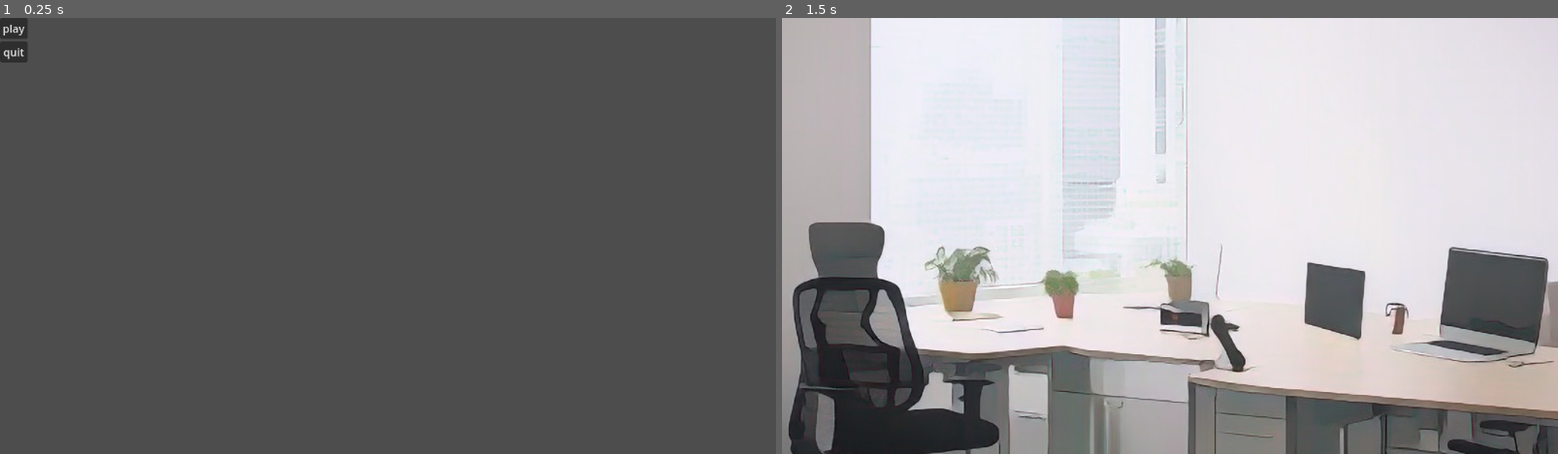
Above: before the commit, frames 1-2 (left to right).
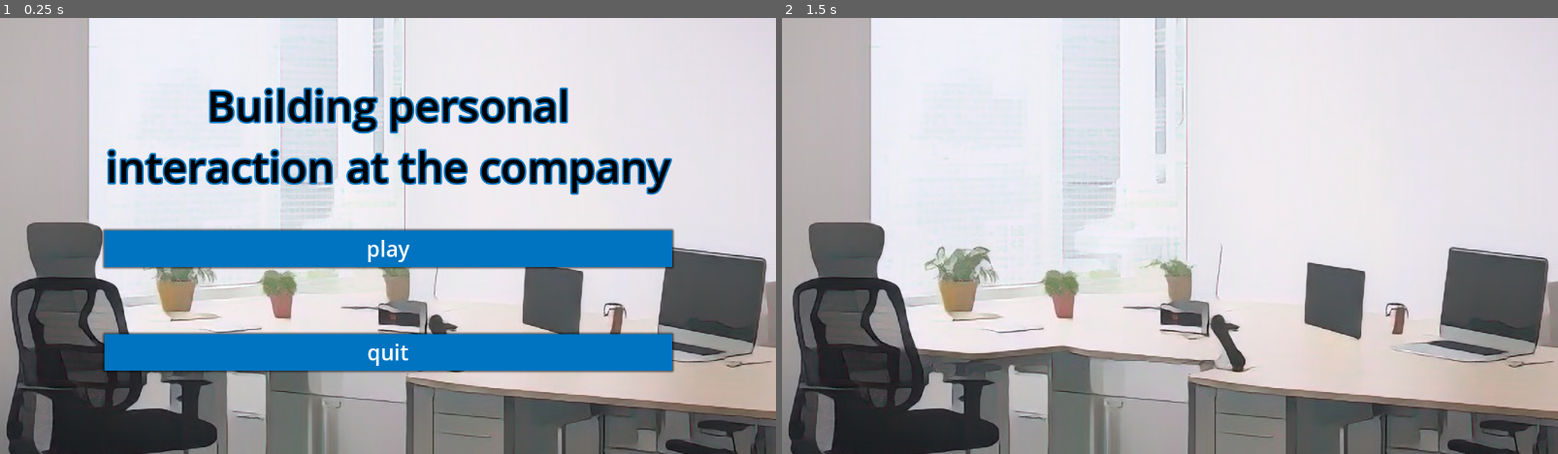
Above: after the commit, the same moments.

Repository: archibald-carrion/Conversational-english-serious-game
Game: Godot game, scene res://scenes/main_menu.tscn
Two runs of this game, one before a commit and one after it. Both use one fixed random seed, a clock stepped at 60 frames per second and the inputs below.
Inputs:
- Up to frame 1 (0.25 s): no input
- Up to frame 2 (1.5 s): click "play" at 0.5 s; tap Enter at 1.25 s

The runs differ from the first frame. In frame 1, 90% of the frame differs, in the area x 0-100%, y 0-100%; in frame 2, nothing differs.

Commit message:
add spacer between button of menu and added main title

Diff:
--- a/Conversational-english-serious-game/scenes/main_menu.tscn
+++ b/Conversational-english-serious-game/scenes/main_menu.tscn
@@ -1,24 +1,105 @@
-[gd_scene load_steps=2 format=3 uid="uid://p3jkt0wtqkwr"]
+[gd_scene load_steps=5 format=3 uid="uid://p3jkt0wtqkwr"]
 
 [ext_resource type="Script" path="res://scenes/main_menu.gd" id="1_bb0db"]
+[ext_resource type="Texture2D" uid="uid://do88killt2mb7" path="res://assets/sprites/background.png" id="2_156g2"]
+
+[sub_resource type="StyleBoxFlat" id="StyleBoxFlat_00dx4"]
+bg_color = Color(0, 0.454902, 0.756863, 1)
+border_color = Color(1, 1, 1, 1)
+corner_radius_top_left = 1
+corner_radius_top_right = 1
+corner_radius_bottom_right = 1
+corner_radius_bottom_left = 1
+expand_margin_left = 2.0
+expand_margin_top = 2.0
+expand_margin_right = 2.0
+expand_margin_bottom = 2.0
+shadow_size = 4
+
+[sub_resource type="Theme" id="Theme_ica41"]
+Button/colors/font_color = Color(1, 1, 1, 1)
+Button/font_sizes/font_size = 32
+Button/styles/normal = SubResource("StyleBoxFlat_00dx4")
+Label/colors/font_color = Color(0, 0, 0, 1)
+Label/colors/font_outline_color = Color(0, 0.454902, 0.756863, 1)
+Label/constants/outline_size = 10
+Label/font_sizes/font_size = 64
 
 [node name="Node2D" type="Node2D"]
 script = ExtResource("1_bb0db")
 
-[node name="MarginContainer" type="MarginContainer" parent="."]
-offset_right = 40.0
-offset_bottom = 40.0
+[node name="CanvasLayer" type="CanvasLayer" parent="."]
 
-[node name="VBoxContainer" type="VBoxContainer" parent="MarginContainer"]
+[node name="HBoxContainer" type="HBoxContainer" parent="CanvasLayer"]
+anchors_preset = 8
+anchor_left = 0.5
+anchor_top = 0.5
+anchor_right = 0.5
+anchor_bottom = 0.5
+offset_left = -20.0
+offset_top = -20.0
+offset_right = 20.0
+offset_bottom = 20.0
+grow_horizontal = 2
+grow_vertical = 2
+
+[node name="TextureRect" type="TextureRect" parent="CanvasLayer/HBoxContainer"]
 layout_mode = 2
+texture = ExtResource("2_156g2")
+flip_h = true
 
-[node name="play" type="Button" parent="MarginContainer/VBoxContainer"]
+[node name="VBoxContainer" type="VBoxContainer" parent="CanvasLayer"]
+anchors_preset = 8
+anchor_left = 0.5
+anchor_top = 0.5
+anchor_right = 0.5
+anchor_bottom = 0.5
+offset_left = -20.5
+offset_top = -33.0
+offset_right = 20.5
+offset_bottom = 42.0
+grow_horizontal = 2
+grow_vertical = 2
+size_flags_horizontal = 3
+size_flags_vertical = 3
+theme = SubResource("Theme_ica41")
+alignment = 1
+
+[node name="MarginContainer3" type="MarginContainer" parent="CanvasLayer/VBoxContainer"]
+layout_mode = 2
+size_flags_vertical = 0
+
+[node name="Label" type="Label" parent="CanvasLayer/VBoxContainer/MarginContainer3"]
+layout_mode = 2
+text = "Building personal
+interaction at the company
+"
+horizontal_alignment = 1
+vertical_alignment = 1
+
+[node name="MarginContainer" type="MarginContainer" parent="CanvasLayer/VBoxContainer"]
+layout_mode = 2
+size_flags_vertical = 4
+theme_override_constants/margin_left = 0
+theme_override_constants/margin_top = 50
+theme_override_constants/margin_bottom = 50
+
+[node name="play" type="Button" parent="CanvasLayer/VBoxContainer/MarginContainer"]
+custom_minimum_size = Vector2(100, 50)
 layout_mode = 2
 text = "play"
 
-[node name="exit" type="Button" parent="MarginContainer/VBoxContainer"]
+[node name="MarginContainer2" type="MarginContainer" parent="CanvasLayer/VBoxContainer"]
+layout_mode = 2
+size_flags_vertical = 4
+theme_override_constants/margin_left = 0
+theme_override_constants/margin_top = 50
+theme_override_constants/margin_bottom = 50
+
+[node name="exit" type="Button" parent="CanvasLayer/VBoxContainer/MarginContainer2"]
+custom_minimum_size = Vector2(100, 50)
 layout_mode = 2
 text = "quit"
 
-[connection signal="pressed" from="MarginContainer/VBoxContainer/play" to="." method="_on_play_pressed"]
-[connection signal="pressed" from="MarginContainer/VBoxContainer/exit" to="." method="_on_exit_pressed"]
+[connection signal="pressed" from="CanvasLayer/VBoxContainer/MarginContainer/play" to="." method="_on_play_pressed"]
+[connection signal="pressed" from="CanvasLayer/VBoxContainer/MarginContainer2/exit" to="." method="_on_exit_pressed"]
